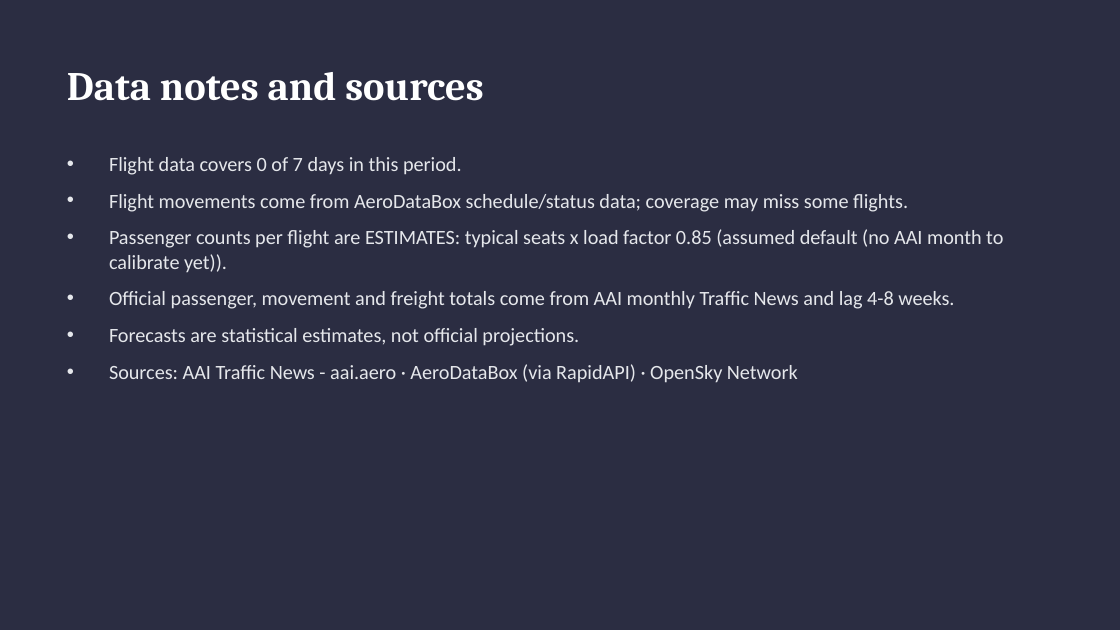
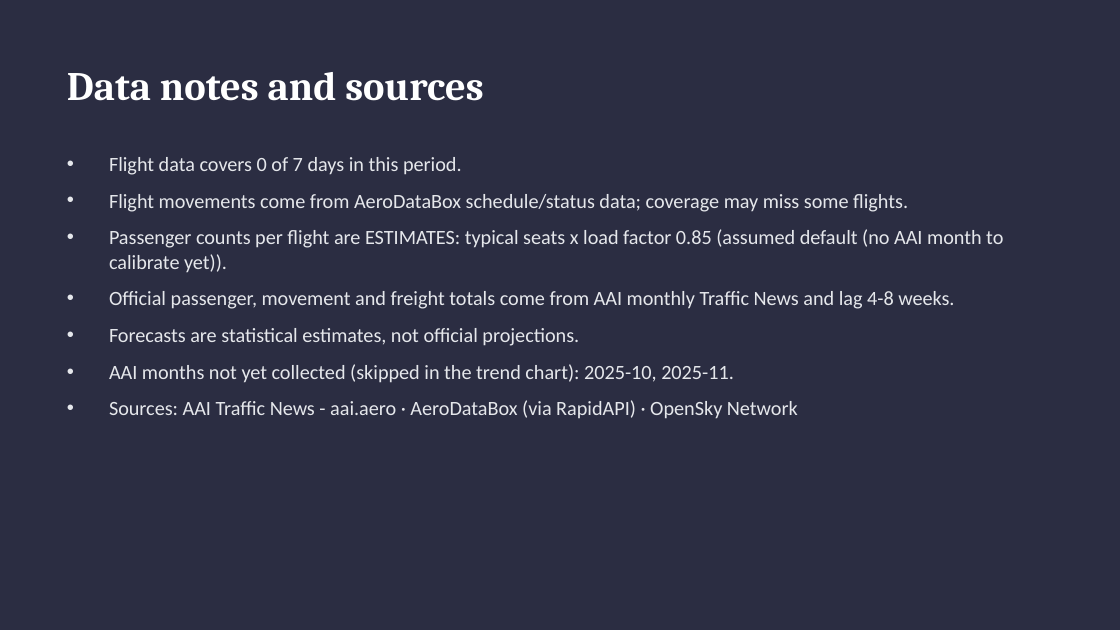
Before and after one commit to jarunprasath/madurai-airport-tracker, a slide deck: slide 10 of reports/IXM_weekly_report_2026-W43.pptx. Drawn at 1120x630 pixels with LibreOffice and Linux fonts; fonts in the diff are those of the drawing. Boxes give left, top, right and bottom in pixels: in the first picture for what was removed or moved away, otherwise in the second. Text is boxed around its words. In the diff, an @@ line names an element or a change of style, - is before the commit and + after.

```diff
--- a/reports/IXM_weekly_report_2026-W43.pptx
+++ b/reports/IXM_weekly_report_2026-W43.pptx
@@ text at [109, 364, 734, 383]: paragraph added @@
+• AAI months not yet collected (skipped in the trend chart): 2025-10, 2025-11.
```
Also in this commit, not shown: 3 other slides changed, 1 other file.
